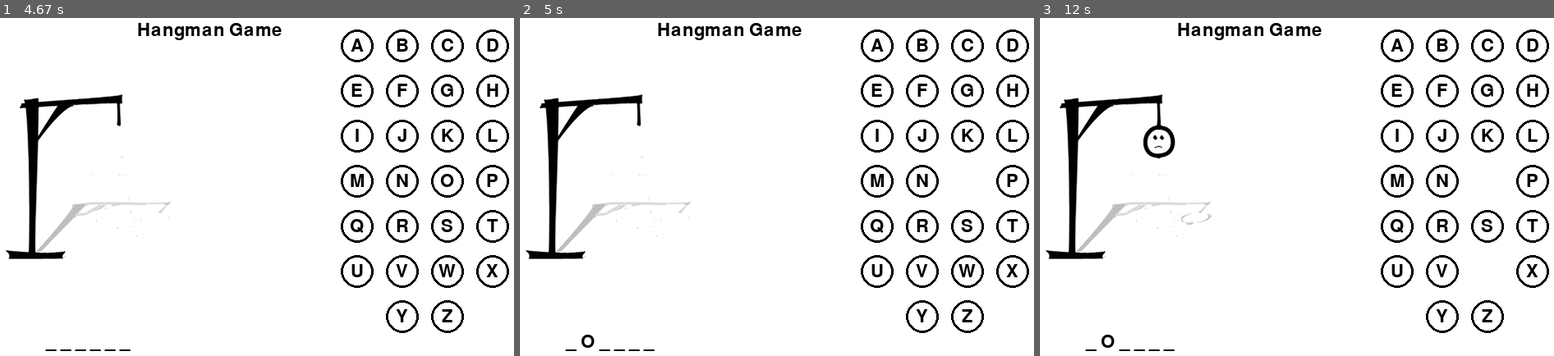
Above: before the commit, frames 1-3 (left to right).
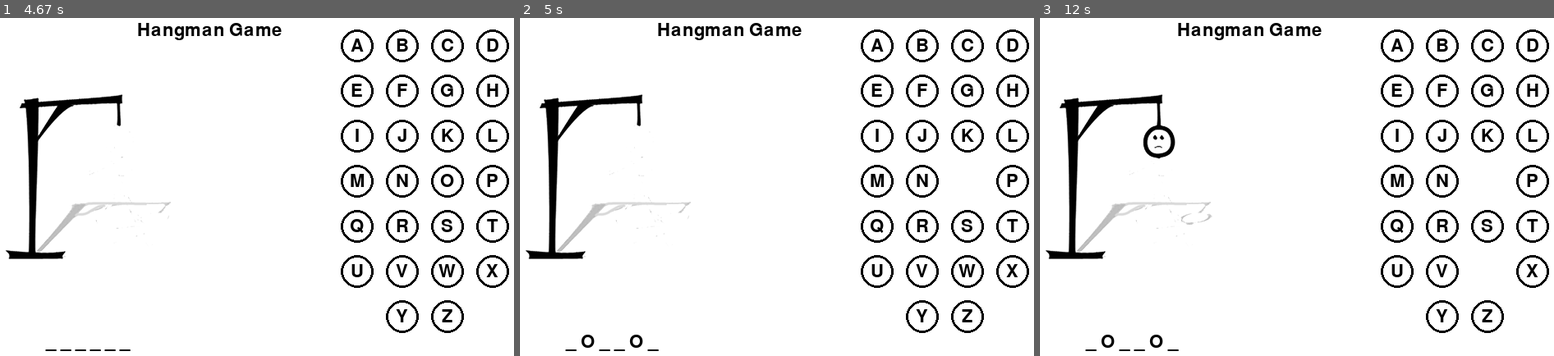
Above: after the commit, the same moments.

Repository: adislksn/Hangman
Game: pygame game, started from Hangman-code.py
Same seed, same stepped clock (60 frames per second), same inputs: the game is played once before the commit and once after it.
Inputs (mouse positions are in pixels of both pictures, inside the frame that each line leads up to):
- Up to frame 1 (4.67 s): click (210, 210) at 0.38 s
- Up to frame 2 (5 s): click (967, 176) at 4.72 s
- Up to frame 3 (12 s): click (1487, 257) at 11.88 s

Frame 1 is identical in both runs. In frame 2, less than 0.1% of the frame differs, in the area x 21-27%, y 93-99%; in frame 3, less than 0.1%.

Commit message:
Change Language

Diff:
--- a/Hangman-code.py
+++ b/Hangman-code.py
@@ -3,7 +3,7 @@
 import math
 import random as rand
 
-#display settings
+#display & music settings
 pygame.init()
 logo = pygame.image.load("assets/hangman6.png")
 pygame.display.set_icon(logo)
@@ -14,14 +14,14 @@
 height = 500
 display = pygame.display.set_mode((width, height))
 background = (255,255,255)
-font_dasar = pygame.font.SysFont("comicsans",32)
+base_font = pygame.font.SysFont("comicsans",32)
 clock = pygame.time.Clock()
 pygame.display.set_caption("Hangman")
 
-#tombol
+#button
 radius = 20
 gap = 15
-alfabet = []
+alphabet = []
 startx = 550
 starty = 50
 for i in range(26):
@@ -31,33 +31,34 @@
     else:
         x = startx + gap * 2 + ((radius * 2 + gap) * ((i+1) % 4))
         y = starty + (((i+1) // 4) * (gap + radius * 2))
-    alfabet.append([x, y, chr(65 + i), True])
+    alphabet.append([x, y, chr(65 + i), True])
 
-#gambar
+#images
 images=[]
 for i in range(7):
     image = pygame.image.load(f"assets/hangman{str(i)}.png")
     images.append(image)
 
 #assets
-list_text=(['AYAM','KUCING','BERUANG','BADAK','HARIMAU','KELINCI','KEPITING'],['APEL','PISANG','KENTANG','DAGING','JERUK','COKELAT','KUE'],['YOUTUBER','PROGRAMMER','POLISI','DOKTER','PILOT','CHEF','DRIVER'])
+list_text=(['CHICKEN','CAT','BEAR','BIRD','TIGER','RABBIT','ZEBRA'],['APPLE','BANANA','POTATO','MEAT','ORANGE','CHOCOLATE','CAKE'],['YOUTUBER','PROGRAMMER','POLICE','DOCTOR','PILOT','CHEF','DRIVER'])
 stats = 0
-terjawab=[]
+answered=[]
 
+#parent class
 class Hangman:
-    global quest
+    global quest #variabel quest bermasalah, blm fix
     quest = rand.choice(list_text[rand.randint(0,2)])
-    def __init__(self,nama):
-        self.nama = nama
+    def __init__(self,name):
+        self.name = name
 
     def close():
         pygame.quit()
 
-    def tampilan_out(self,word):
+    def out_display(self,word):
         self.word = word
         pygame.time.delay(1000)
         display.fill(background)
-        text = font_dasar.render(word, 1, (0,0,0))
+        text = base_font.render(word, 1, (0,0,0))
         display.blit(text, (width/2 - text.get_width()/2, height/2 - text.get_height()/2))
         pygame.display.update()
         pygame.time.delay(3000)
@@ -67,32 +68,33 @@
         display.fill(background)
 
         #draw title
-        text = font_dasar.render("Hangman Game", 1, (0,0,0))
+        text = base_font.render("Hangman Game", 1, (0,0,0))
         display.blit(text, (width/2 - text.get_width()/2, 20))
 
         #draw words
-        show_alfabet = ""
-        for teks in quest:
-            if teks in terjawab:
-                show_alfabet += teks + " "
+        show_alphabet = ""
+        for check in quest:
+            if check in answered:
+                show_alphabet += check + " "
             else:
-                show_alfabet += "_ "
-        text = font_dasar.render(show_alfabet, 1, (0,0,0))
+                show_alphabet += "_ "
+        text = base_font.render(show_alphabet, 1, (0,0,0))
         display.blit(text, (200, 400))
 
         #draw buttons
-        for teks in alfabet:
-            x, y, txt, status = teks
+        for check in alphabet:
+            x, y, txt, status = check
             if status:
                 pygame.draw.circle(display, (0,0,0), (x, y), radius,3)
-                text = font_dasar.render(txt, 1, (0,0,0))
+                text = base_font.render(txt, 1, (0,0,0))
                 display.blit(text, (x - text.get_width()/2, y - text.get_height()/2))
 
         #draw images
         display.blit(images[stats], (150,100))
         pygame.display.update()
 
-    def utama(self):
+    #main program
+    def main_p(self):
         global stats
         while True:
             clock.tick(60)
@@ -102,77 +104,77 @@
                 elif event.type == pygame.MOUSEBUTTONDOWN:
                     pos_x, pos_y = pygame.mouse.get_pos()
                     click.play()
-                    for teks in alfabet:
-                        x, y, txt, status = teks
+                    for check in alphabet:
+                        x, y, txt, status = check
                         if status:
                             cek = math.sqrt((x - pos_x)**2 + (y - pos_y)**2)
                             if cek <= radius:
-                                teks[3] = False
-                                terjawab.append(txt)
-                                print(terjawab)
+                                check[3] = False
+                                answered.append(txt)
+                                print(answered)
                                 if txt not in quest:
                                     stats += 1
             Hangman.show()
 
             game = True
-            for teks in alfabet:
-                if teks not in terjawab:
+            for check in alphabet:
+                if check not in answered:
                     game = False
                     break
 
             if game:
-                Hangman.tampilan_out(self,"You Won")
+                Hangman.out_display(self,"You Won")
                 break
             if stats == 6:
-                Hangman.tampilan_out(self,"You Lost")
+                Hangman.out_display(self,"You Lost")
                 break
 
 class Animal(Hangman):
-    quest = rand.choice(list_text[1])
-    def __init__(self,nama):
-        super().__init__(nama)
+    quest = rand.choice(list_text[0])
+    def __init__(self,name):
+        super().__init__(name)
 
-    def tampilan_out(self,word):
-        super().tampilan_out(word)
+    def out_display(self,word):
+        super().out_display(word)
 
     def show():
         super().show()
 
-    def utama(self):
-        super().utama()
+    def main_p(self):
+        super().main_p()
 
 class Food(Hangman):
-    quest = rand.choice(list_text[2])
-    def __init__(self,nama):
-        super().__init__(nama)
+    quest = rand.choice(list_text[1])
+    def __init__(self,name):
+        super().__init__(name)
 
-    def tampilan_out(self,word):
-        super().tampilan_out(word)
+    def out_display(self,word):
+        super().out_display(word)
 
     def show():
         super().show()
 
-    def utama(self):
-        super().utama()
+    def main_p(self):
+        super().main_p()
 
 class Jobs(Hangman):
-    quest = rand.choice(list_text[0])
-    def __init__(self,nama):
-        super().__init__(nama)
+    quest = rand.choice(list_text[2])
+    def __init__(self,name):
+        super().__init__(name)
 
-    def tampilan_out(self,word):
-        super().tampilan_out(word)
+    def out_display(self,word):
+        super().out_display(word)
 
     def show():
         super().show()
 
-    def utama(self):
-        super().utama()
+    def main_p(self):
+        super().main_p()
 
 display.fill(background)
 pygame.display.update()
 play = "Player 1 "
-player=Hangman(play)
-player.utama()
+player=Food(play)
+player.main_p()
 
 pygame.quit()
